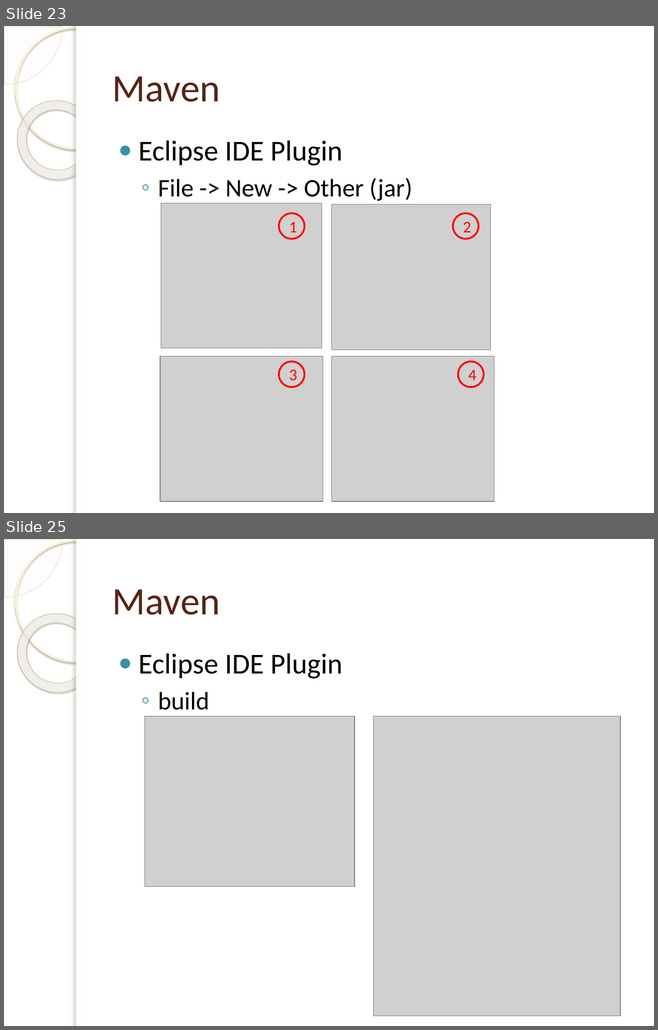
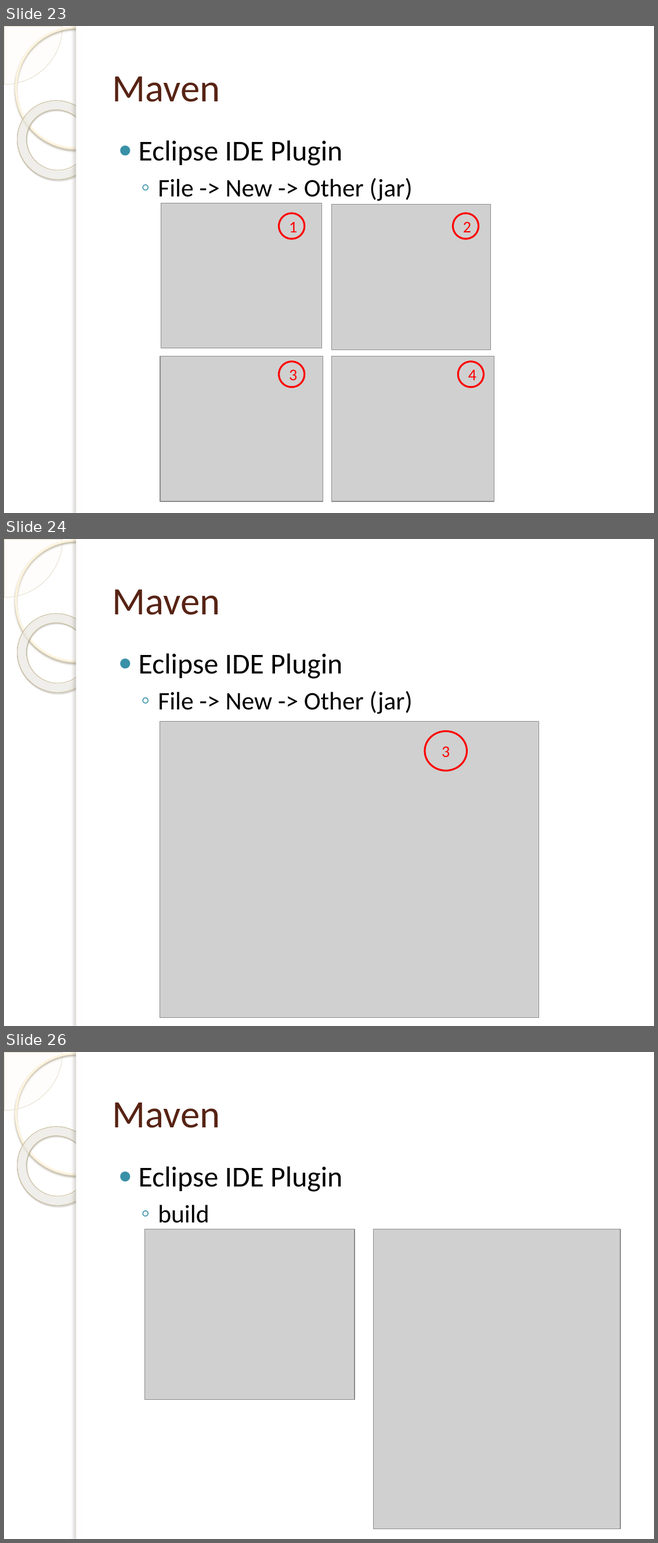
Before and after one commit to tassun/train-maven, a slide deck: Introduction to Maven.pptx. Shown one above the other, each under a label of ours: slides 23 and 25 before the commit, slides 23, 24 and 26 after it; the slides between them are not shown. The pictures are 658x1030 and 658x1543 pixels, drawn with LibreOffice and Linux fonts; fonts in the diff are those of the drawing; grey boxes stand for pictures; background and template pictures are left out. Boxes give left, top, right and bottom in pixels: in the first picture for what was removed or moved away, otherwise in the second. Text is boxed around its words. In the diff, an @@ line names an element or a change of style, - is before the commit and + after.

```diff
--- a/Introduction to Maven.pptx
+++ b/Introduction to Maven.pptx
@@ slide 24 added at box(4, 539, 654, 1026), background picture (left out); not listed: 5 template elements that a slide beside it also shows @@
@@ title added at box(112, 589, 220, 615), 43 pt, text #572314 @@
+Maven
@@ text added at box(139, 653, 412, 714), 28 pt, text #000000 @@
+● Eclipse IDE Plugin
+  ◦ File -> New -> Other (jar)
@@ picture added at box(160, 722, 539, 1019) @@
@@ ellipse added at box(424, 732, 466, 771), outline #FF0000 2 pt, 18 pt, text #FF0000 @@
+3
@@ what was slide 25 is now slide 26 @@
```
Also in this commit, not shown: 1 slide changed, 1 other slide added, 1 other file.
